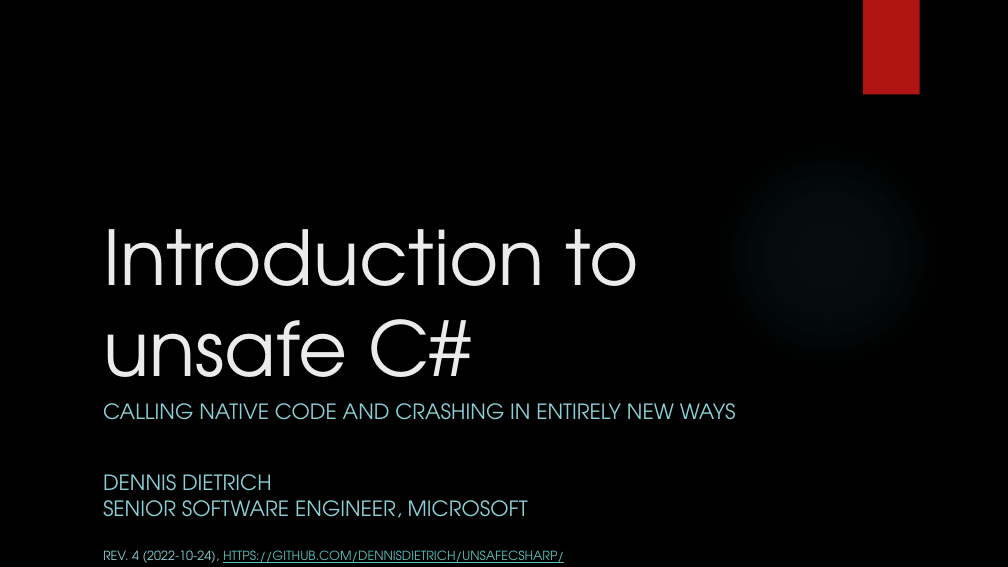
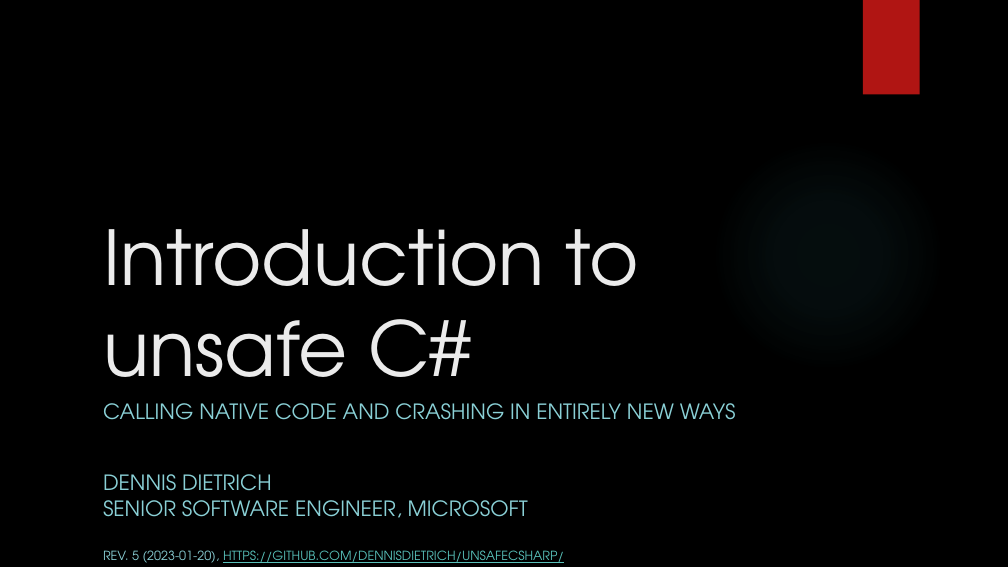
Before and after one commit to dennisdietrich/UnsafeCSharp, a slide deck: slide 1 of doc/Introduction to unsafe C#.pptx. Drawn at 1008x567 pixels with LibreOffice and Linux fonts; fonts in the diff are those of the drawing; background and template pictures are left out. Boxes give left, top, right and bottom in pixels: in the first picture for what was removed or moved away, otherwise in the second. Text is boxed around its words. In the diff, an @@ line names an element or a change of style, - is before the commit and + after.

```diff
--- a/doc/Introduction to unsafe C#.pptx
+++ b/doc/Introduction to unsafe C#.pptx
@@ text at [103,550,564,563]: text changed @@
-REV. 4 (2022-10-24), HTTPS://GITHUB.COM/DENNISDIETRICH/UNSAFECSHARP/
+REV. 5 (2023-01-20), HTTPS://GITHUB.COM/DENNISDIETRICH/UNSAFECSHARP/
```
Also in this commit, not shown: 4 other slides changed, 2 slides added, 8 other files.
